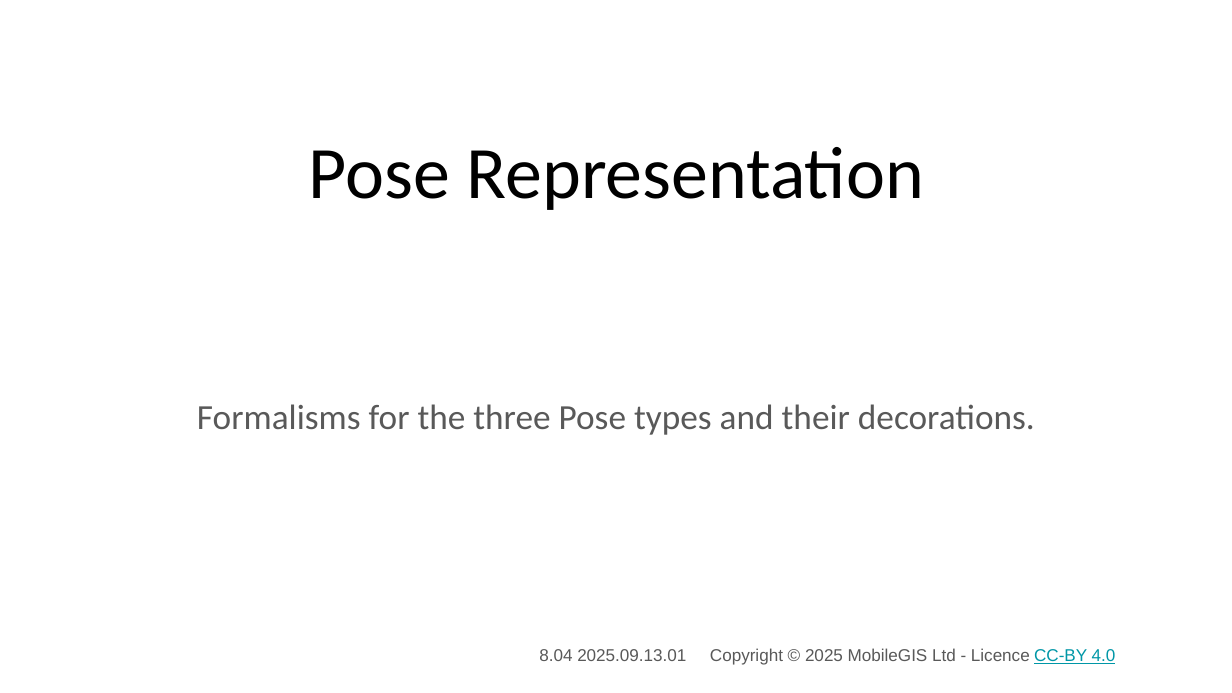
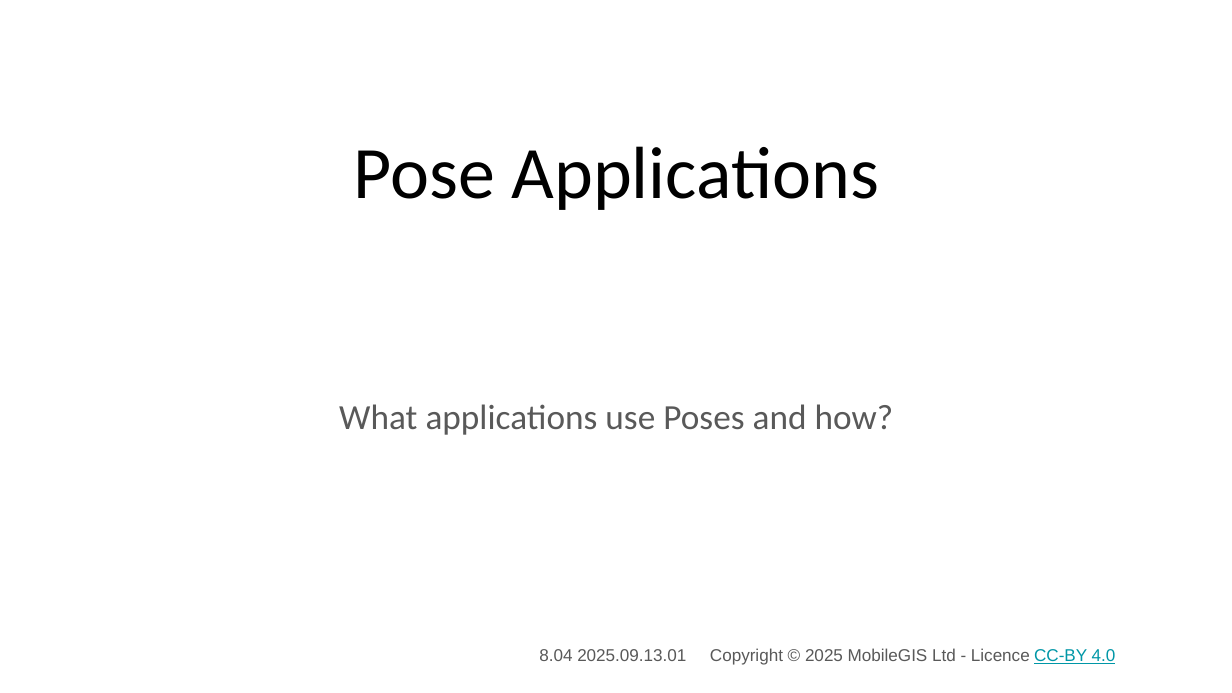
Before and after one commit to 3DXScape/PoseBits, a slide deck: slide 1 of Slides/Applications/Pose_Applications_01.pptx. Drawn at 1232x693 pixels with LibreOffice and Linux fonts; fonts in the diff are those of the drawing; background and template pictures are left out. Boxes give left, top, right and bottom in pixels: in the first picture for what was removed or moved away, otherwise in the second. Text is boxed around its words. In the diff, an @@ line names an element or a change of style, - is before the commit and + after.

```diff
--- a/Slides/Applications/Pose_Applications_01.pptx
+++ b/Slides/Applications/Pose_Applications_01.pptx
@@ title at [354, 146, 879, 210]: text changed @@
-Pose Representation
+Pose Applications
@@ subtitle at [339, 404, 894, 435]: text changed @@
-Formalisms for the three Pose types and their decorations.
+What applications use Poses and how?
```
Also in this commit, not shown: 15 other slides changed, 6 other files.
